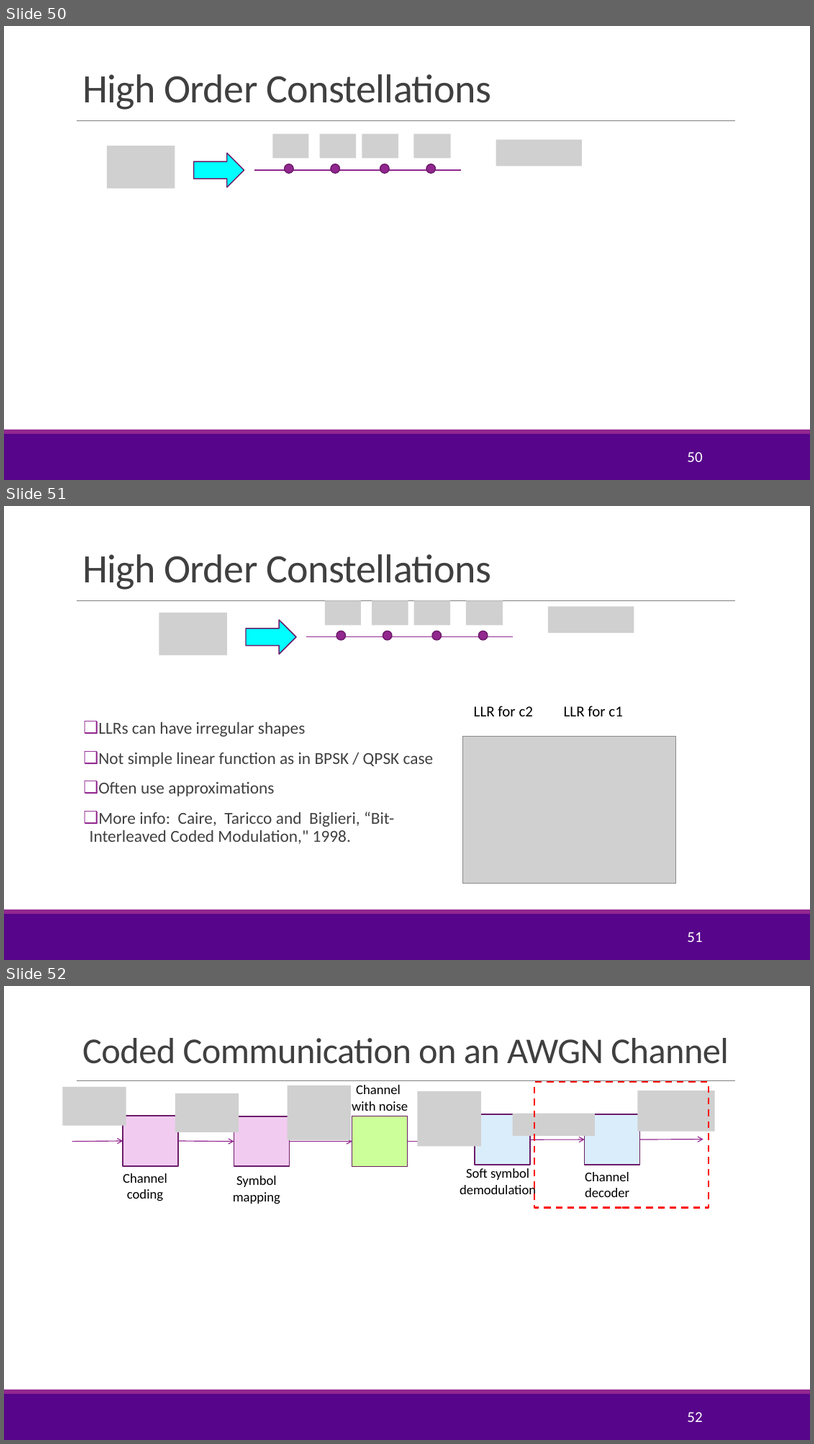
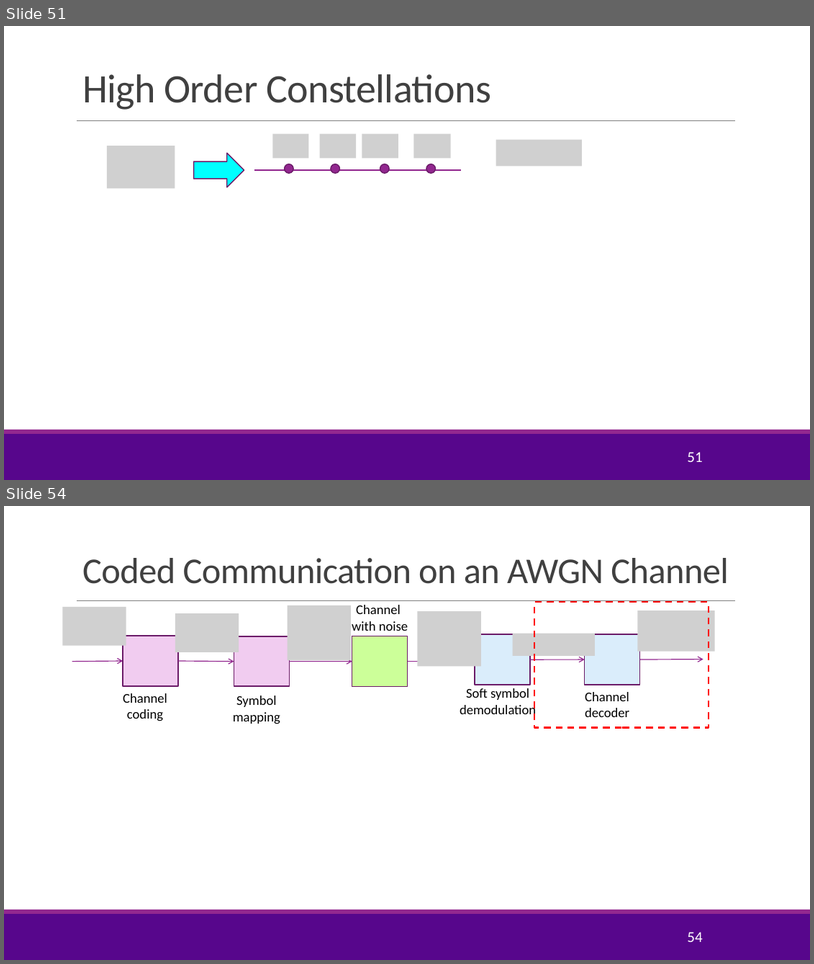
Before and after one commit to sdrangan/wirelesscomm, a slide deck: lectures/Unit04_Coding.pptx. Shown one above the other, each under a label of ours: slides 50, 51 and 52 before the commit, slides 51 and 54 after it; the slides between them are not shown. The pictures are 814x1444 and 814x964 pixels, drawn with LibreOffice and Linux fonts; fonts in the diff are those of the drawing; grey boxes stand for pictures; background and template pictures are left out. Boxes give left, top, right and bottom in pixels: in the first picture for what was removed or moved away, otherwise in the second. Text is boxed around its words. In the diff, an @@ line names an element or a change of style, - is before the commit and + after.

```diff
--- a/lectures/Unit04_Coding.pptx
+++ b/lectures/Unit04_Coding.pptx
@@ slide 51 removed at (4, 506, 810, 960), background #FFFFFF; not listed: 3 template elements that a slide beside it also shows @@
@@ title removed at (82, 554, 491, 590) @@
-High Order Constellations
@@ picture removed at (159, 613, 227, 656) @@
@@ picture removed at (325, 600, 362, 625) @@
@@ picture removed at (372, 600, 408, 625) @@
@@ picture removed at (414, 600, 450, 625) @@
@@ picture removed at (466, 600, 503, 625) @@
@@ picture removed at (548, 606, 634, 633) @@
@@ right arrow removed at (246, 620, 296, 654) @@
@@ ellipse removed at (337, 631, 346, 640) @@
@@ ellipse removed at (383, 631, 392, 640) @@
@@ ellipse removed at (432, 631, 441, 640) @@
@@ ellipse removed at (479, 631, 488, 640) @@
@@ line removed from (306, 636) to (513, 636) @@
@@ text removed at (474, 705, 622, 716) @@
-LLR for c2 LLR for c1
@@ text removed at (90, 722, 434, 844) @@
-❑ LLRs can have irregular shapes
-❑ Not simple linear function as in BPSK / QPSK case
-❑ Often use approximations
-❑ More info: Caire, Taricco and Biglieri, “Bit-Interleaved Coded Modulation," 1998.
@@ picture removed at (463, 736, 676, 883) @@
@@ page number removed at (687, 932, 702, 942) @@
-51
@@ what was slide 50 is now slide 51 @@
@@ page number at (687, 452, 702, 462): text changed @@
-50
+51
@@ what was slide 52 is now slide 54 @@
@@ page number at (687, 932, 702, 942): text changed @@
-52
+54
```
Also in this commit, not shown: 8 slides changed, 11 slides added, 2 other slides removed, 3 other files.
